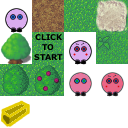
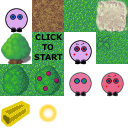
Layered file, before and after one edit (w=128, h=128). Changes by layer:
added layer "Attack" above "Gold" over [38,103,58,123]
